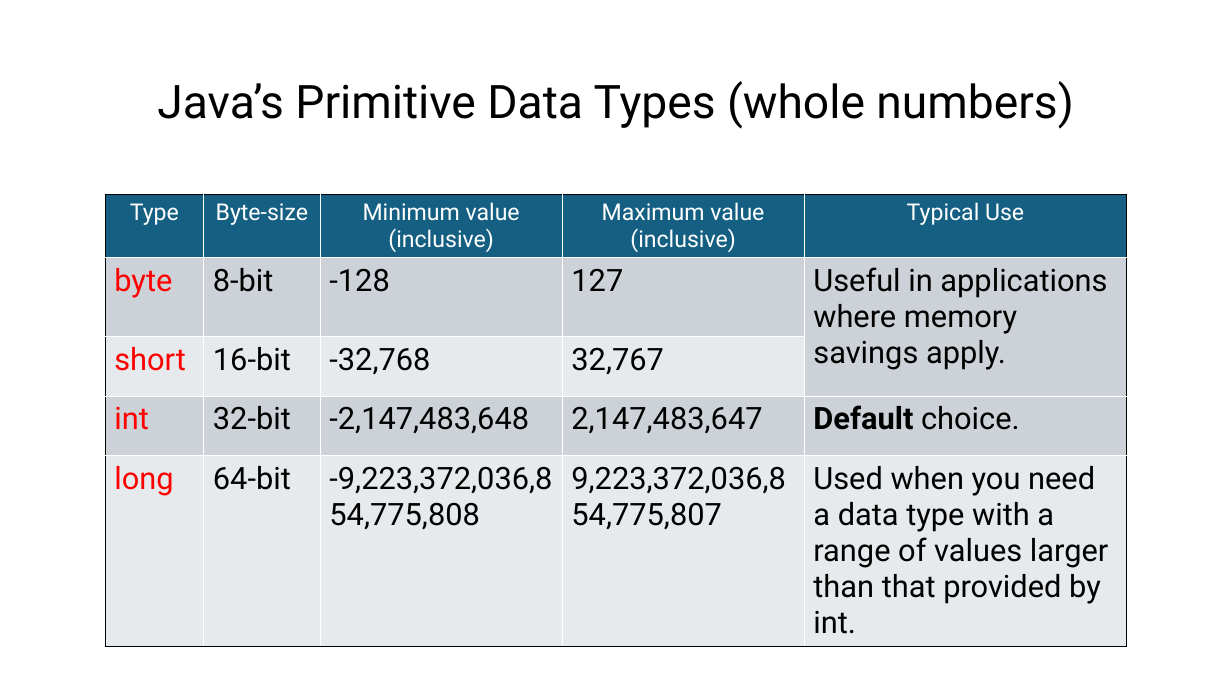
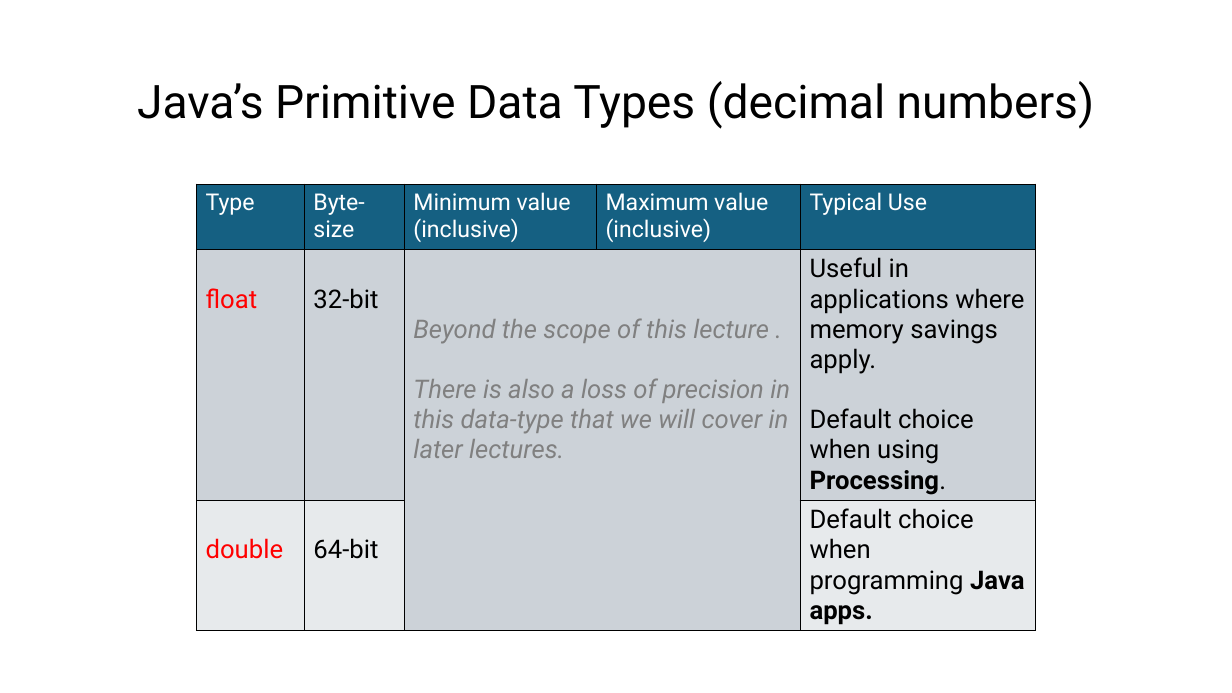
Before and after one commit to Programming-Fundamentals-SETU/prog-fund-1-sept-25, a slide deck: slide 1 of topic03-dataTypes-variables-and-expressions/side-unit/book-3/c-non-integers.pptx. Drawn at 1232x693 pixels with LibreOffice and Linux fonts; fonts in the diff are those of the drawing. Boxes give left, top, right and bottom in pixels: in the first picture for what was removed or moved away, otherwise in the second. Text is boxed around its words. In the diff, an @@ line names an element or a change of style, - is before the commit and + after.

```diff
--- a/topic03-dataTypes-variables-and-expressions/side-unit/book-3/c-non-integers.pptx
+++ b/topic03-dataTypes-variables-and-expressions/side-unit/book-3/c-non-integers.pptx
@@ title at [137, 81, 1094, 129]: text changed @@
-Java’s Primitive Data Types (whole numbers)
+Java’s Primitive Data Types (decimal numbers)
@@ table at [196, 184, 1036, 629] @@
-row 2: byte | 8-bit | -128 | 127 | Useful in applications where memory savings apply.
-row 3: short | 16-bit | -32,768 | 32,767 | 
-row 4: int | 32-bit | -2,147,483,648 | 2,147,483,647 | Default choice.
-row 5: long | 64-bit | -9,223,372,036,854,775,808 | 9,223,372,036,854,775,807 | Used when you need a data type with a range of values larger than that provided by int.
+row 2: float | 32-bit | Beyond the scope of this lecture . / There is also a loss of precision in this data-type that we will cover in later lectures. |  | Useful in applications where memory savings apply. / Default choice when using Processing.
+row 3: double | 64-bit |  |  | Default choice when programming Java apps.
@@ table: place and size @@
-table at [105, 194, 1128, 638]
+table at [196, 184, 1036, 629]
```
Also in this commit, not shown: 2 other files.
